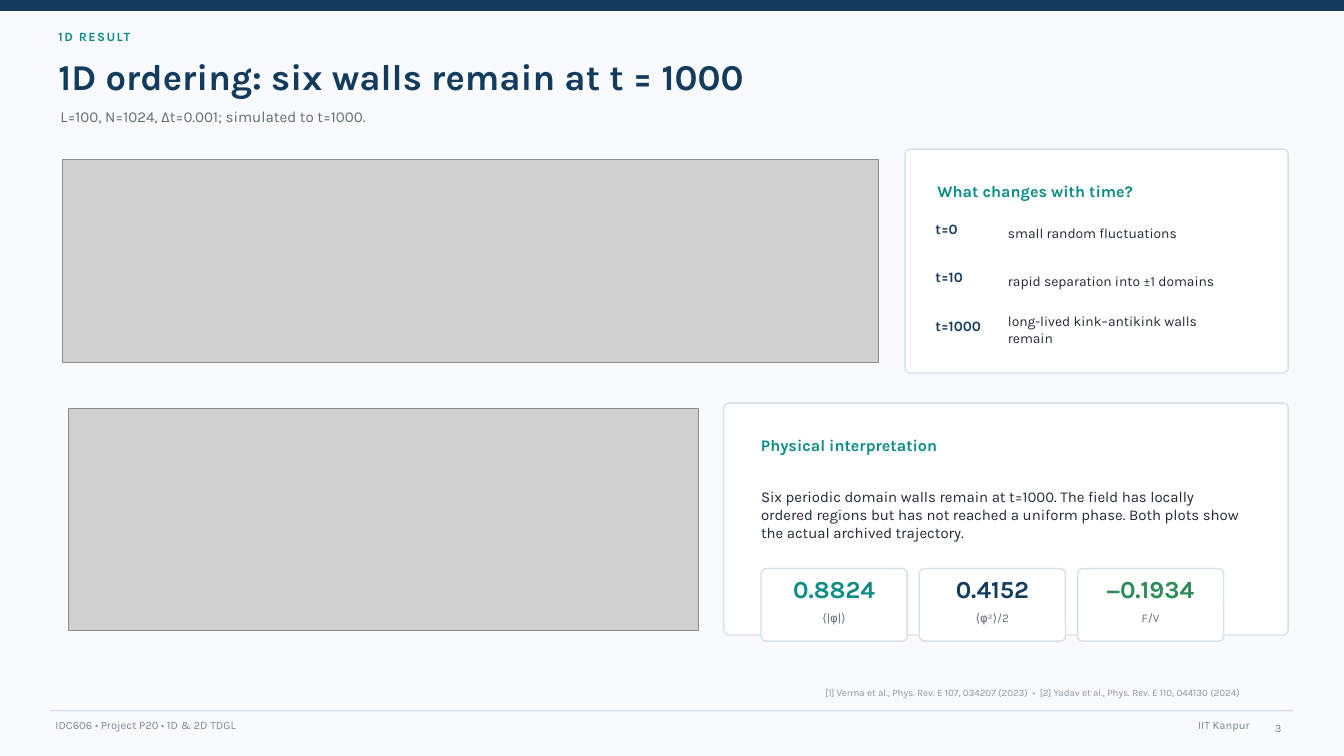
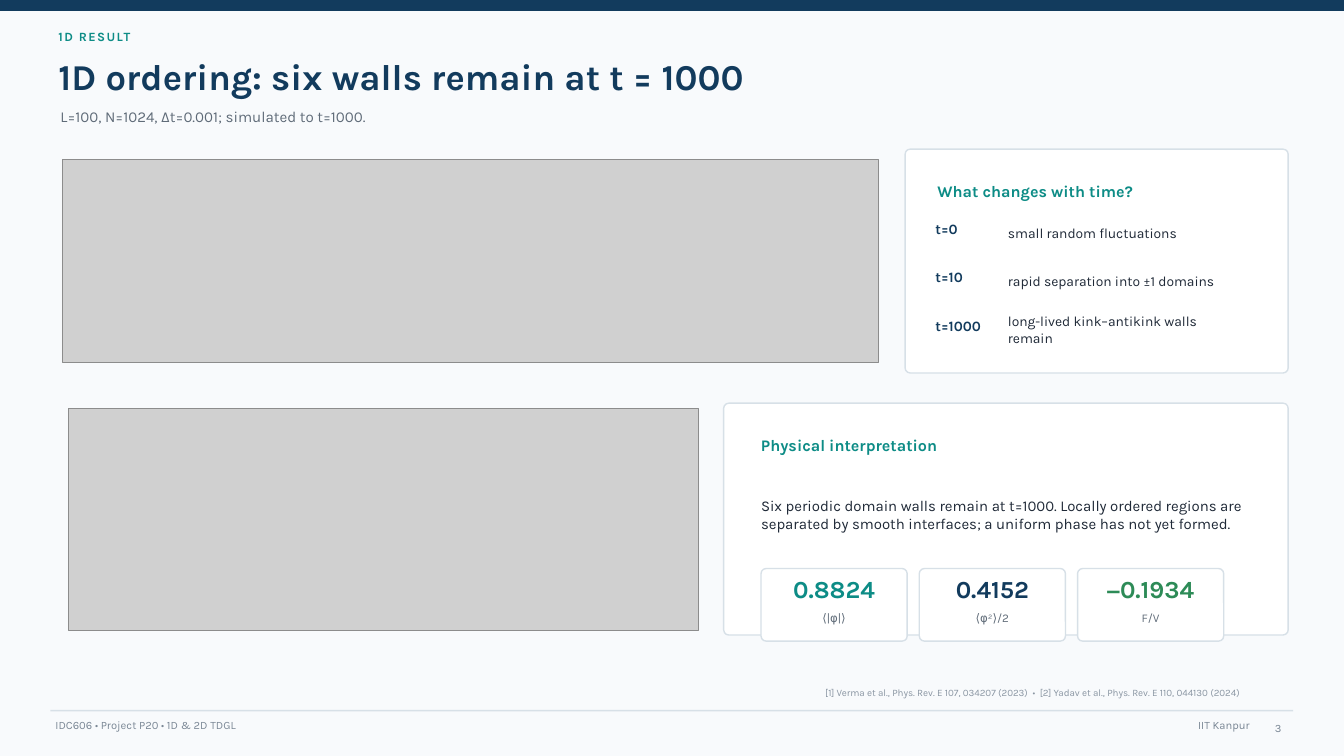
Before and after one commit to ChandranilDas/IDC_P20, a slide deck: slide 3 of presentation/P20_Final.pptx. Drawn at 1344x756 pixels with LibreOffice and Linux fonts; fonts in the diff are those of the drawing; grey boxes stand for pictures. Boxes give left, top, right and bottom in pixels: in the first picture for what was removed or moved away, otherwise in the second. Text is boxed around its words. In the diff, an @@ line names an element or a change of style, - is before the commit and + after.

```diff
--- a/presentation/P20_Final.pptx
+++ b/presentation/P20_Final.pptx
@@ text at (761,500,1241,533): text changed @@
-Six periodic domain walls remain at t=1000. The field has locally ordered regions but has not reached a uniform phase. Both plots show the actual archived trajectory.
+Six periodic domain walls remain at t=1000. Locally ordered regions are separated by smooth interfaces; a uniform phase has not yet formed.
```
Also in this commit, not shown: 2 other slides changed, 58 other files.
